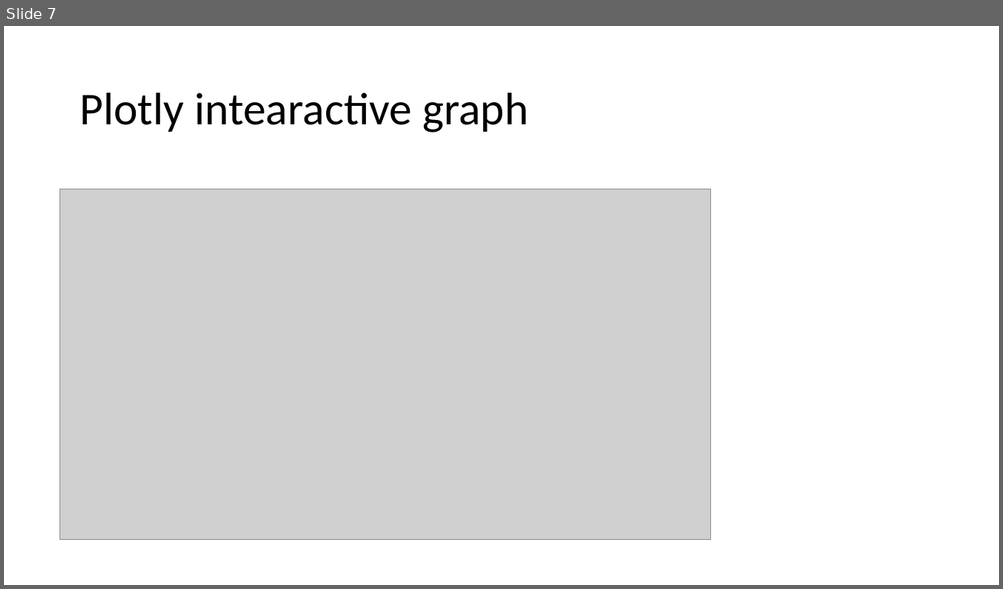
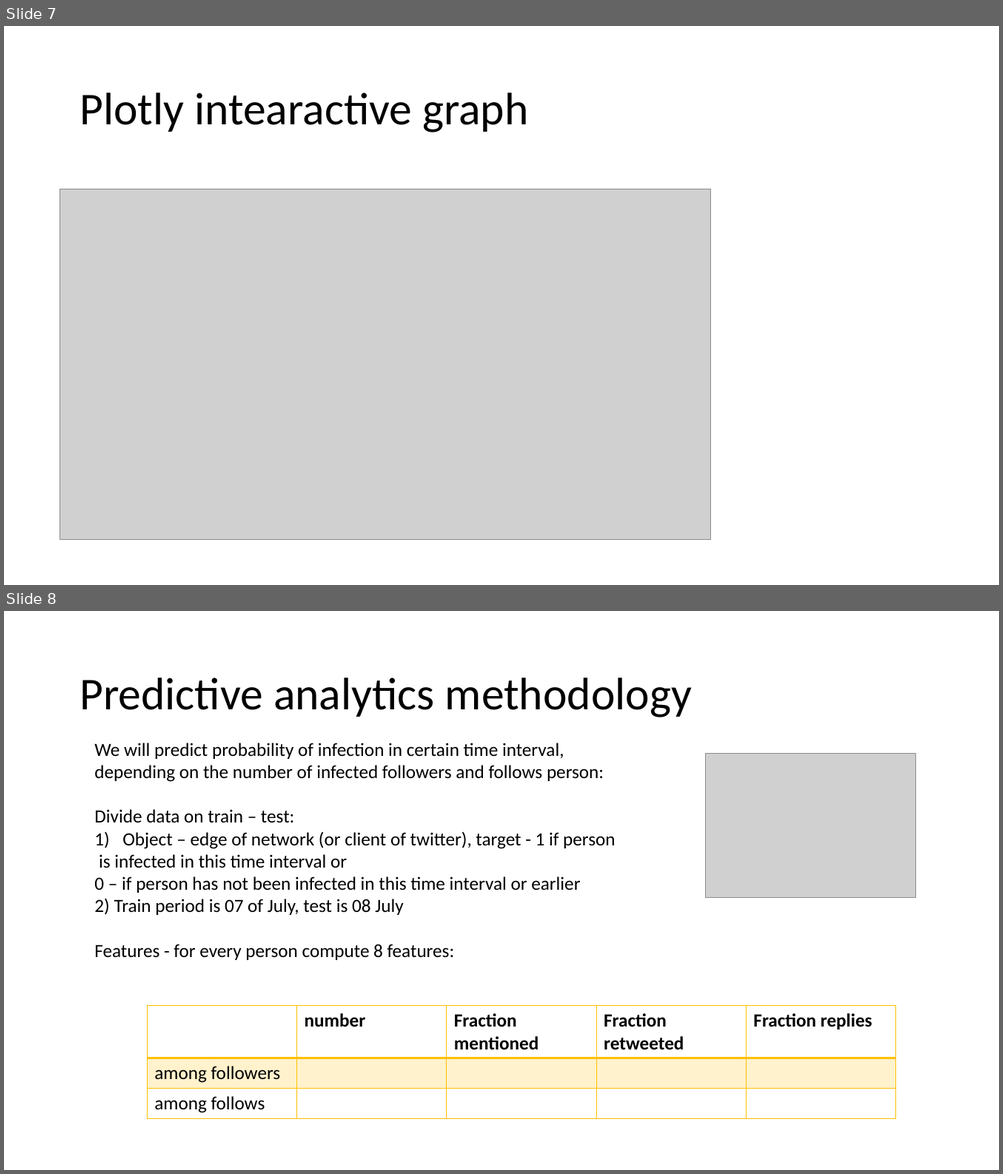
Before and after one commit to goshasty/rumor_analyze, a slide deck: Report.pptx. Shown one above the other, each under a label of ours: slide 7 before the commit, slides 7 and 8 after it. The pictures are 1003x589 and 1003x1174 pixels, drawn with LibreOffice and Linux fonts; fonts in the diff are those of the drawing; grey boxes stand for pictures. Boxes give left, top, right and bottom in pixels: in the first picture for what was removed or moved away, otherwise in the second. Text is boxed around its words. In the diff, an @@ line names an element or a change of style, - is before the commit and + after.

Commit message:
add predictiv analyticks

```diff
--- a/Report.pptx
+++ b/Report.pptx
@@ slide 8 added at box(4, 611, 999, 1170), background #FFFFFF @@
@@ title added at box(79, 678, 691, 718), 44 pt, text #000000 @@
+Predictive analytics methodology
@@ text added at box(94, 743, 614, 960), 18 pt, text #000000 @@
+We will predict probability of infection in certain time interval,
+depending on the number of infected followers and follows person:
+Divide data on train – test:
+1) Object – edge of network (or client of twitter), target - 1 if person
+is infected in this time interval or
+0 – if person has not been infected in this time interval or earlier
+2) Train period is 07 of July, test is 08 July
+Features - for every person compute 8 features:
@@ picture added at box(706, 754, 916, 897) @@
@@ table added at box(148, 1006, 897, 1119), 3 rows, 5 columns @@
+ | number | Fraction mentioned | Fraction retweeted | Fraction replies
+among followers |  |  |  | 
+among follows |  |  |  | 
```
Also in this commit, not shown: 1 slide changed, 1 other slide added.
